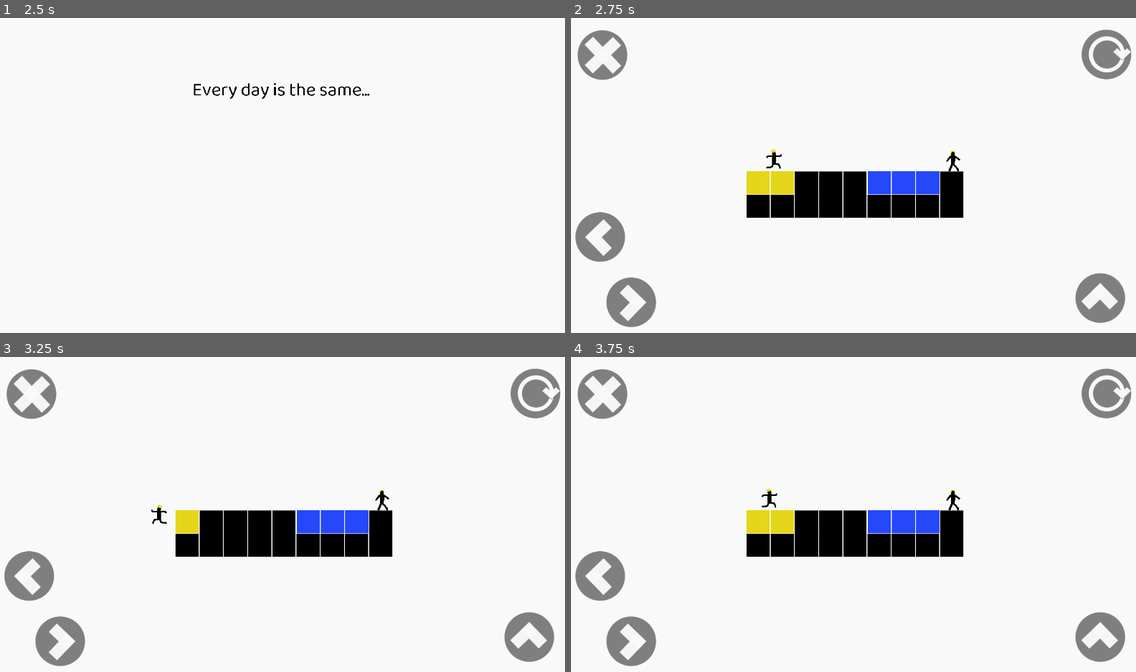
Above: before the commit, frames 1-4 (two rows, left to right).
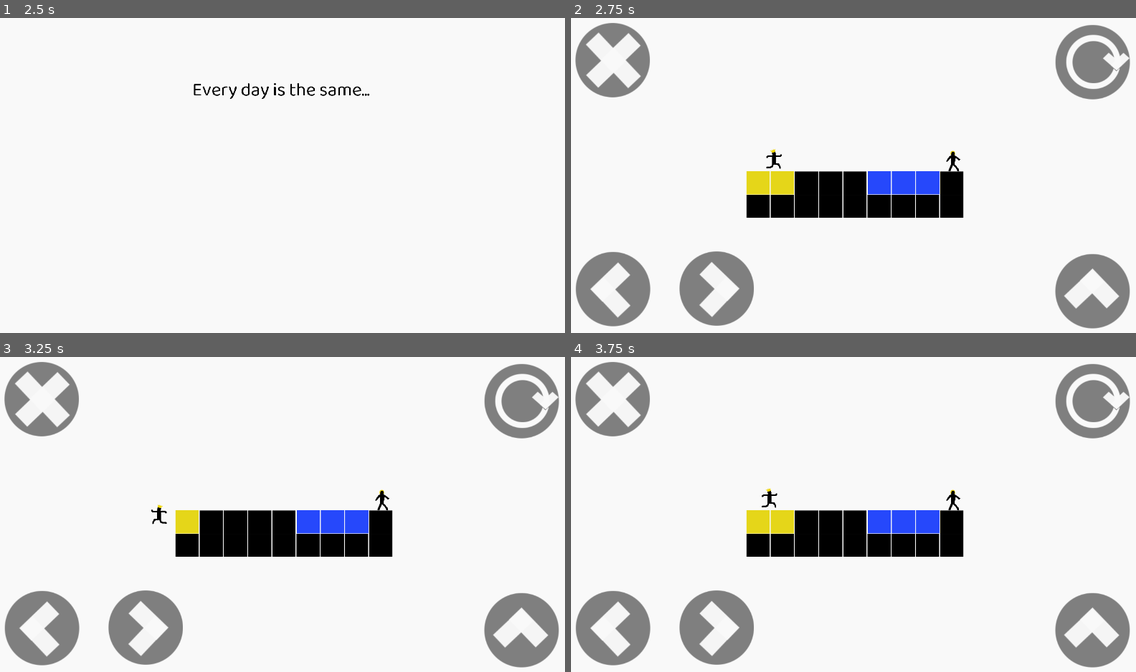
Above: after the commit, the same moments.

Repository: meburns/midas
Game: Godot game, scene res://src/Menu.tscn
Same seed, same stepped clock (60 frames per second), same inputs: the game is played once before the commit and once after it.
Inputs:
- Up to frame 1 (2.5 s): click "STORY" at 0.5 s; tap Enter (ui_accept) at 1.25, 2 s; hold Right (move_right) from 1.28 s (still down); tap R (refresh) at 1.35, 2.1 s; tap Space (jump) at 1.52, 2.27 s
- Up to frame 2 (2.75 s): keep holding Right (move_right)
- Up to frame 3 (3.25 s): release Right (move_right) at 2.78 s; hold A (move_left) from 2.78 s (still down); tap R (refresh) at 2.85 s
- Up to frame 4 (3.75 s): tap Enter (ui_accept) at 3.5 s; release A (move_left) at 3.53 s; hold Right (move_right) from 3.53 s (still down); tap R (refresh) at 3.6 s

Frame 1 is identical in both runs. In frame 2, 9.5% of the frame differs, in the area x 0-100%, y 1-99%; in frame 3, 9.5%; in frame 4, 9.5%.

Commit message:
Improve mobile button size and touch triggers

Diff:
--- a/src/TouchButtons.tscn
+++ b/src/TouchButtons.tscn
@@ -10,35 +10,42 @@
 
 [node name="TouchLeft" type="TouchScreenButton" parent="."]
 modulate = Color( 0, 0, 0, 1 )
-position = Vector2( 14.0163, 648.631 )
+position = Vector2( 5.4245, 773.212 )
+scale = Vector2( 1.5, 1.5 )
 normal = ExtResource( 3 )
+passby_press = true
 action = "move_left"
 visibility_mode = 1
 
 [node name="TouchRight" type="TouchScreenButton" parent="."]
 modulate = Color( 0, 0, 0, 1 )
-position = Vector2( 123.79, 867.395 )
+position = Vector2( 361.496, 771.454 )
+scale = Vector2( 1.5, 1.5 )
 normal = ExtResource( 2 )
+passby_press = true
 action = "move_right"
 visibility_mode = 1
 
 [node name="TouchJump" type="TouchScreenButton" parent="."]
 modulate = Color( 0, 0, 0, 1 )
-position = Vector2( 1690.88, 850.258 )
+position = Vector2( 1614.99, 775.796 )
+scale = Vector2( 1.5, 1.5 )
 normal = ExtResource( 1 )
 action = "jump"
 visibility_mode = 1
 
 [node name="TouchReset" type="TouchScreenButton" parent="."]
 modulate = Color( 0, 0, 0, 1 )
-position = Vector2( 1711.4, 33.7407 )
+position = Vector2( 1615.46, 7.96534 )
+scale = Vector2( 1.5, 1.5 )
 normal = ExtResource( 4 )
 action = "refresh"
 visibility_mode = 1
 
 [node name="TouchMenu" type="TouchScreenButton" parent="."]
 modulate = Color( 0, 0, 0, 1 )
-position = Vector2( 21.4795, 38.6631 )
+position = Vector2( 4.29591, 5.72795 )
+scale = Vector2( 1.5, 1.5 )
 normal = ExtResource( 5 )
 action = "menu"
 visibility_mode = 1
